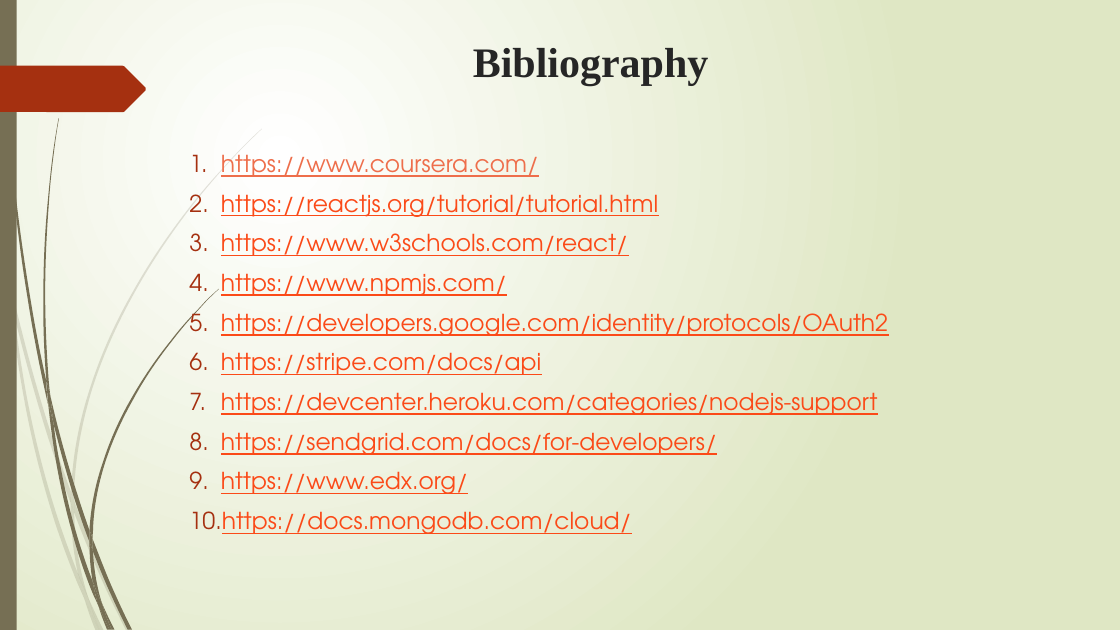
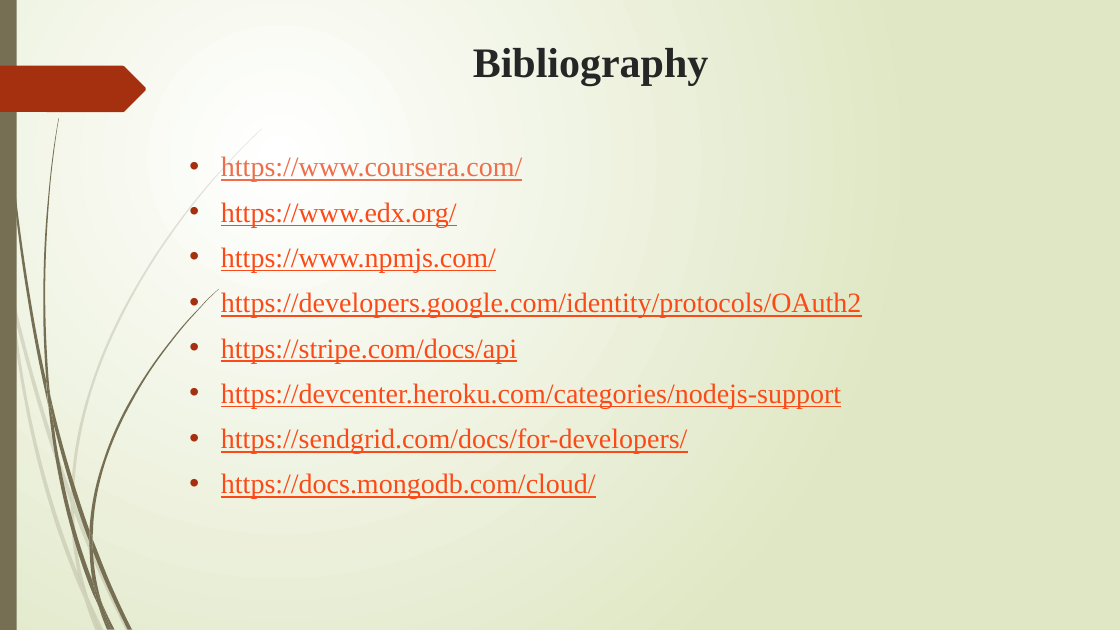
Before and after one commit to vijaykumarrpai/mca-code, a slide deck: slide 25 of 5thSem/Project/Bulk Email Aggregtor - Final.pptx (slide 24 before the commit). Drawn at 1120x630 pixels with LibreOffice and Linux fonts; fonts in the diff are those of the drawing. Boxes give left, top, right and bottom in pixels: in the first picture for what was removed or moved away, otherwise in the second. Text is boxed around its words. In the diff, an @@ line names an element or a change of style, - is before the commit and + after.

```diff
--- a/5thSem/Project/Bulk Email Aggregtor - Final.pptx
+++ b/5thSem/Project/Bulk Email Aggregtor - Final.pptx
@@ text at (x1=221, y1=156, x2=862, y2=499): size 20 to 24 pt, font TeX Gyre Adventor to Times New Roman; bullet 1. to • @@
@@ text at (x1=221, y1=202, x2=457, y2=227): text changed; size 20 to 24 pt; font TeX Gyre Adventor to Times New Roman @@
-2. https://reactjs.org/tutorial/tutorial.html
-3. https://www.w3schools.com/react/
+• https://www.edx.org/
@@ text at (x1=221, y1=471, x2=468, y2=494): paragraph removed @@
-9. https://www.edx.org/
```
Also in this commit, not shown: 14 other slides changed, 3 slides added, 2 slides removed, 20 other files.
